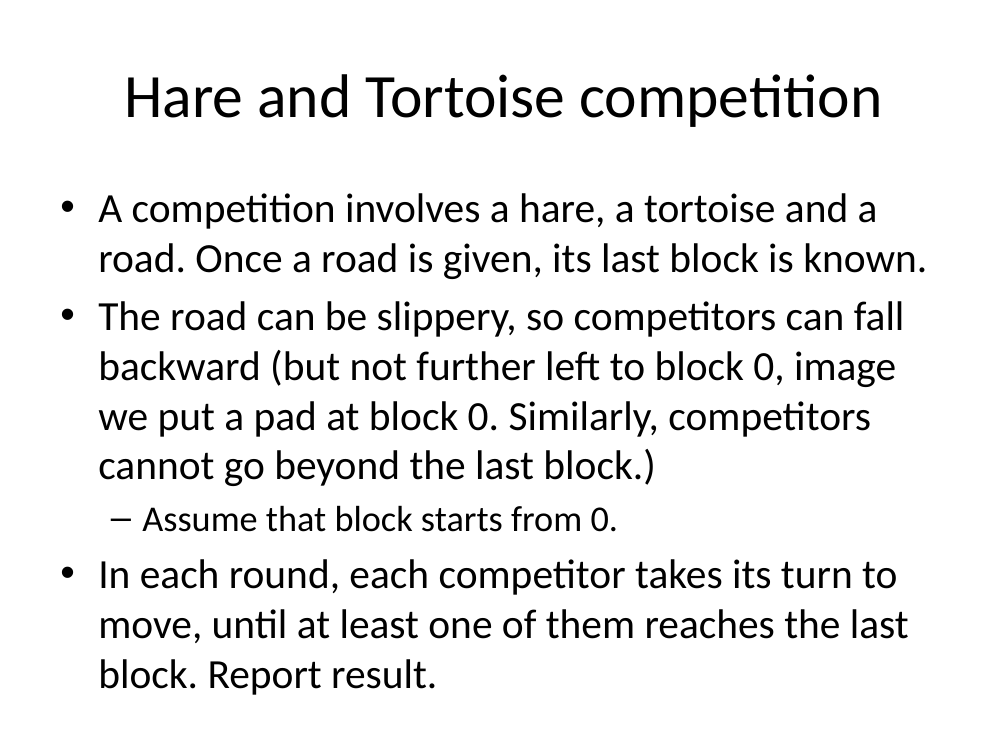
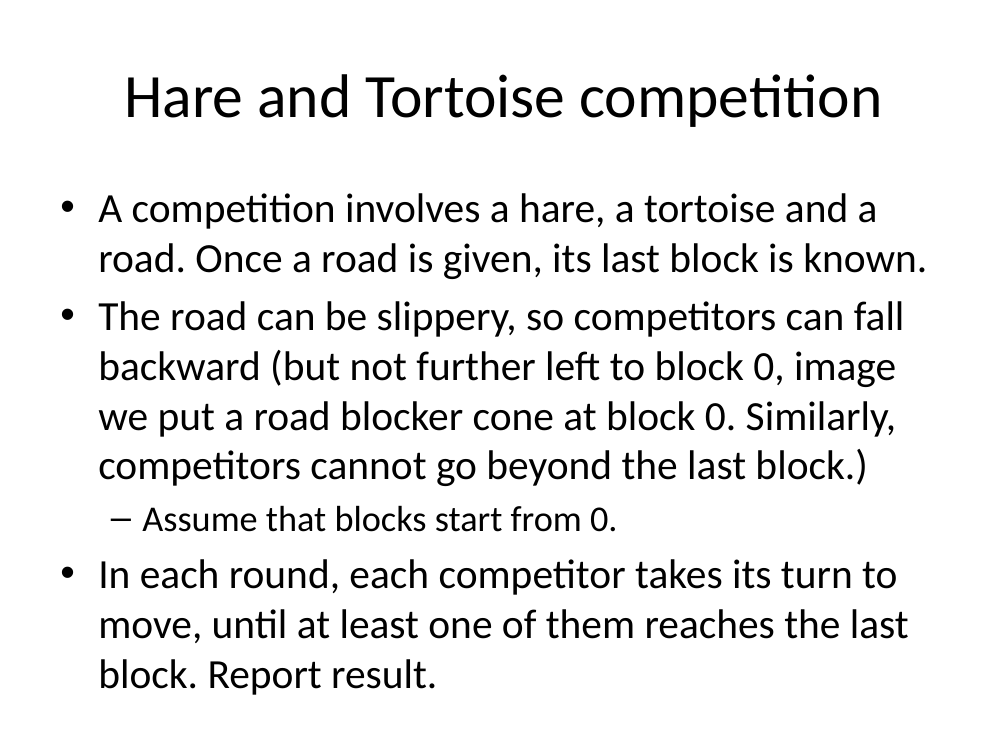
Before and after one commit to tong-yee/tong-yee.github.io, a slide deck: slide 3 of 135/projects/project3/project3_HareTortoiseCompetition.pptx. Drawn at 1008x756 pixels with LibreOffice and Linux fonts; fonts in the diff are those of the drawing. Boxes give left, top, right and bottom in pixels: in the first picture for what was removed or moved away, otherwise in the second. Text is boxed around its words. In the diff, an @@ line names an element or a change of style, - is before the commit and + after.

```diff
--- a/135/projects/project3/project3_HareTortoiseCompetition.pptx
+++ b/135/projects/project3/project3_HareTortoiseCompetition.pptx
@@ text at (98, 301, 905, 532): text changed @@
-• The road can be slippery, so competitors can fall backward (but not further left to block 0, image we put a pad at block 0. Similarly, competitors cannot go beyond the last block.)
-  – Assume that block starts from 0.
+• The road can be slippery, so competitors can fall backward (but not further left to block 0, image we put a road blocker cone at block 0. Similarly, competitors cannot go beyond the last block.)
+  – Assume that blocks start from 0.
```
Also in this commit, not shown: 2 slides added, 4 other files.
